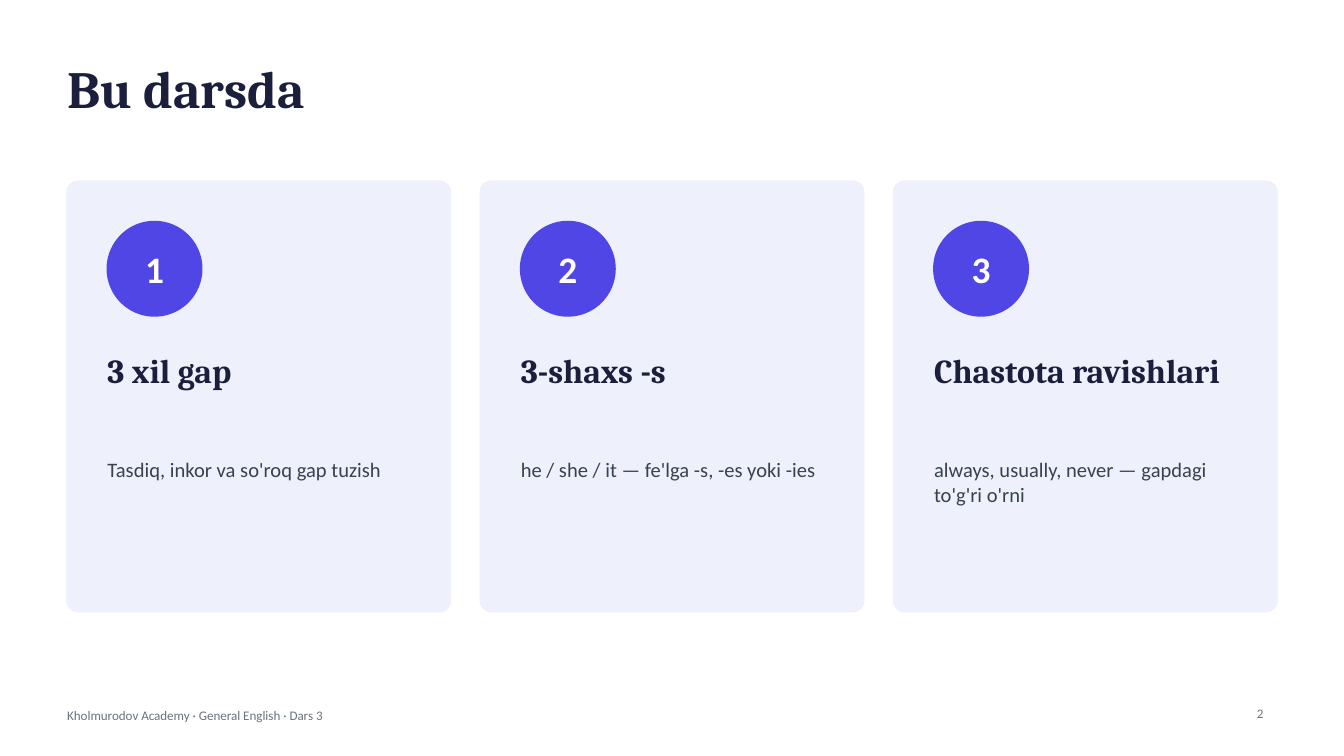
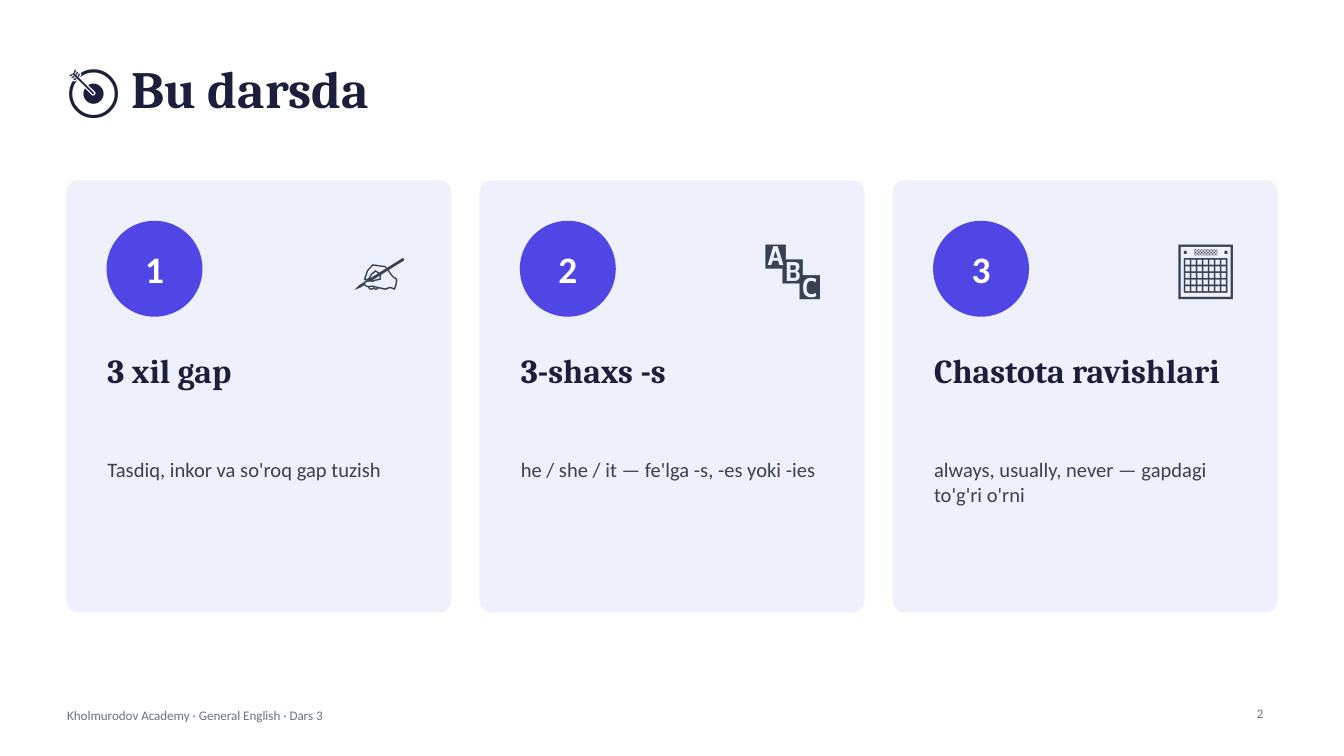
Before and after one commit to Sunnatbe/probability_for_11grade, a slide deck: slide 2 of general-english/namuna/Dars03_Present_Simple.pptx. Drawn at 1344x756 pixels with LibreOffice and Linux fonts; fonts in the diff are those of the drawing. Boxes give left, top, right and bottom in pixels: in the first picture for what was removed or moved away, otherwise in the second. Text is boxed around its words. In the diff, an @@ line names an element or a change of style, - is before the commit and + after.

```diff
--- a/general-english/namuna/Dars03_Present_Simple.pptx
+++ b/general-english/namuna/Dars03_Present_Simple.pptx
@@ text at box(132, 71, 369, 109): text changed @@
-Bu darsda
+🎯 Bu darsda
@@ text added at box(329, 215, 430, 316), 32 pt, text #374151 @@
+✍️
@@ text added at box(743, 215, 844, 316), 32 pt, text #374151 @@
+🔤
@@ text added at box(1156, 215, 1257, 316), 32 pt, text #374151 @@
+📅
```
Also in this commit, not shown: 10 other slides changed, 2 other files.
